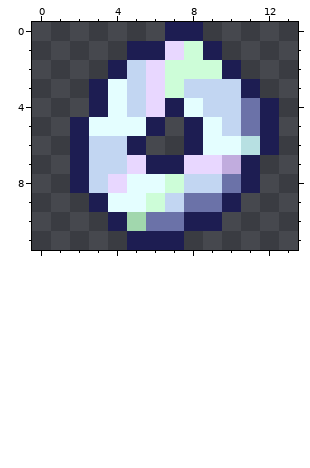
A pixel-art sprite gets an edit: Items/Accessories/SoothingSpiritDisc.png. Above: the version before the commit.
The file is 30x30 pixels, drawn in blocks of 2x2; one block is one cell here. Colours within 5 levels of each other are drawn and written as one. The old version is drawn lined up with the new one, on the new canvas.
After:
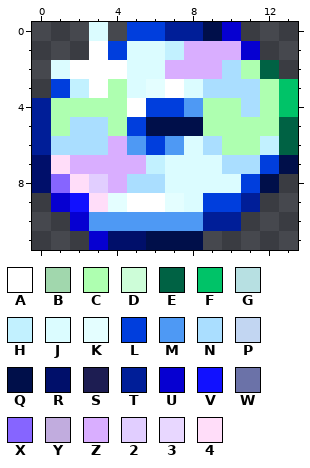
Palette (. is transparent): A #ffffff  B #a1d7ad  C #aeffb0  D #cdfdd8  E #006244  F #00c368  G #b7e0e2  H #c2f1ff  J #dbfcff  K #e4feff  L #003edd  M #4e99f4  N #aadeff  P #c2d6f2  Q #000f4a  R #000f6a  S #1d1d52  T #001e98  U #0600d1  V #1111ff  W #6b72a8  X #8665ff  Y #c1acde  Z #d9aeff  2 #e1ceff  3 #e8d7ff  4 #ffddf9
Difference:
canvas 15x15 -> 14x12, the old top-left corner now at 0,-2 (the part of the old canvas that was cut away was empty and is not shown)
Changed rows in their new state; - is an unchanged pixel.
first column x 0:
 0 ---J-LLTTQU---
 1 ---ALJJHZZZU--
 2 -JAAAJJZZZNCE-
 3 -LHACJKAJNNNCF
 4 TCCCCALLMCCNCF
 5 TCNNCLQQQCCCCE
 6 TNNNZMLMJNCCHE
 7 R4ZZZZHJJJNNLQ
 8 RX42ZNNJJJJLQ-
 9 -UV4-AAKJLLT--
10 --UMMMMMMTT---
11 ---URRQQQ-----
Where, in picture pixels (left, top, right, bottom), the same in both pictures:
changed: (32, 22, 298, 250)
